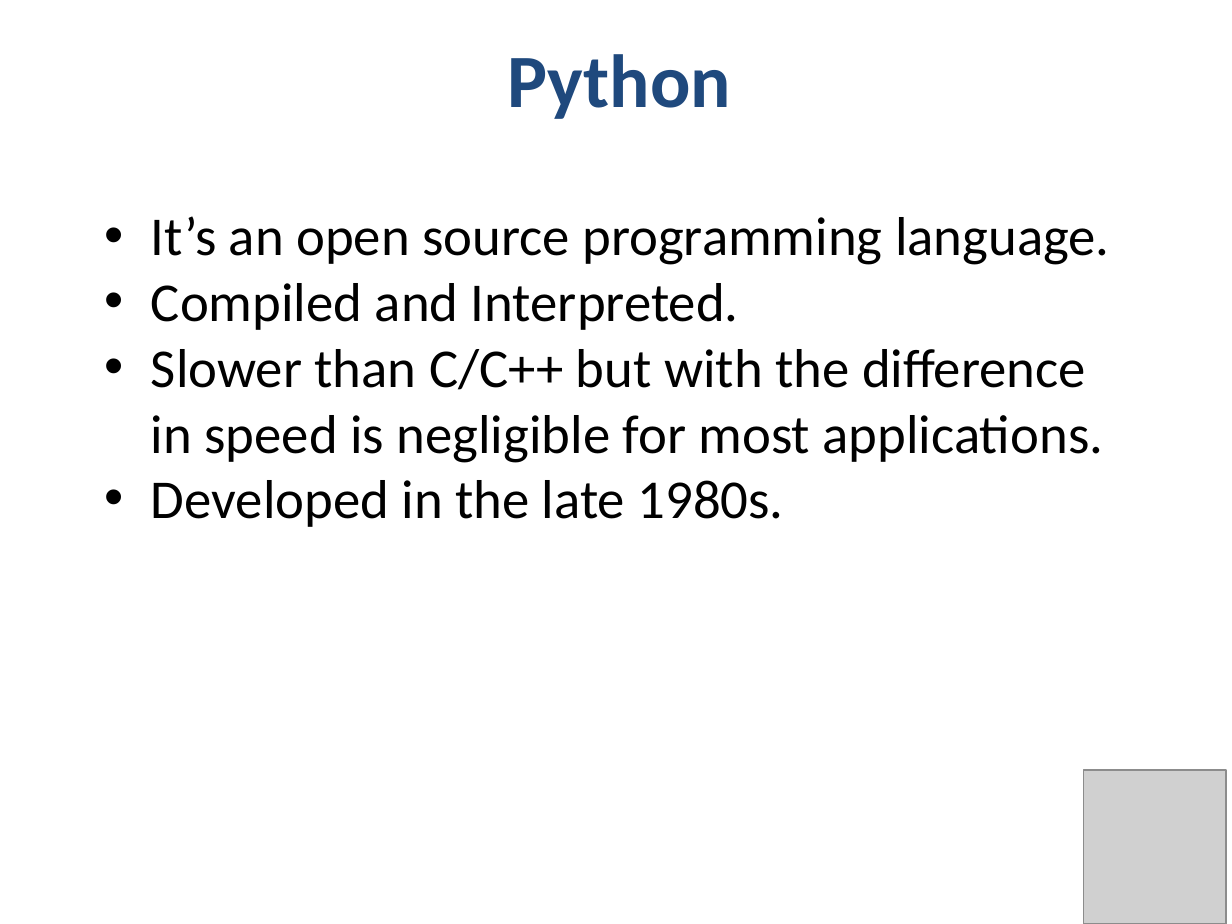
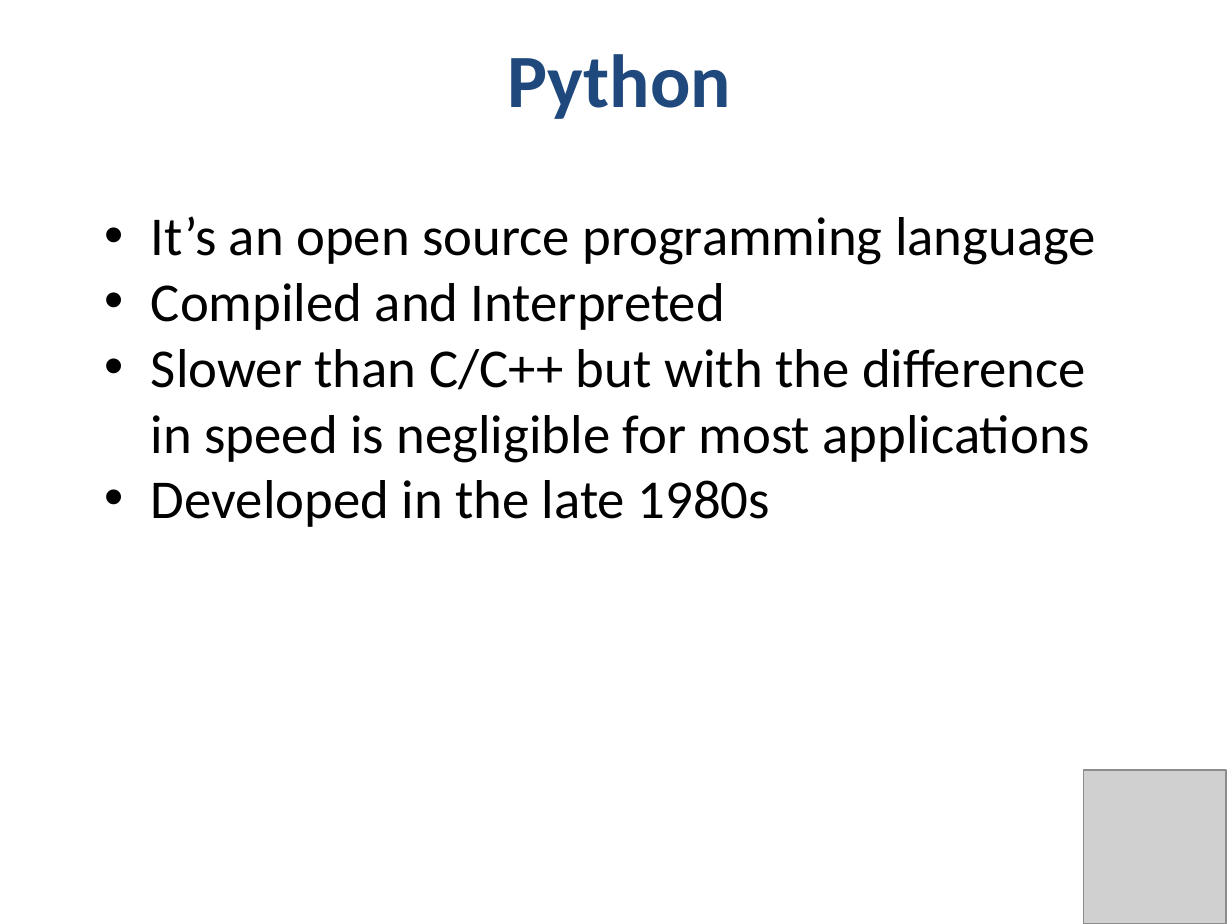
Before and after one commit to phonedude/cs532-s17, a slide deck: slide 5 of slides/week-02-python.pptx. Drawn at 1232x924 pixels with LibreOffice and Linux fonts; fonts in the diff are those of the drawing; grey boxes stand for pictures. Boxes give left, top, right and bottom in pixels: in the first picture for what was removed or moved away, otherwise in the second. Text is boxed around its words. In the diff, an @@ line names an element or a change of style, - is before the commit and + after.

```diff
--- a/slides/week-02-python.pptx
+++ b/slides/week-02-python.pptx
@@ text at (151, 216, 1096, 527): text changed @@
-• It’s an open source programming language.
-• Compiled and Interpreted.
-• Slower than C/C++ but with the difference in speed is negligible for most applications.
-• Developed in the late 1980s.
+• It’s an open source programming language
+• Compiled and Interpreted
+• Slower than C/C++ but with the difference in speed is negligible for most applications
+• Developed in the late 1980s
```
Also in this commit, not shown: 15 other slides changed, 1 other file.
